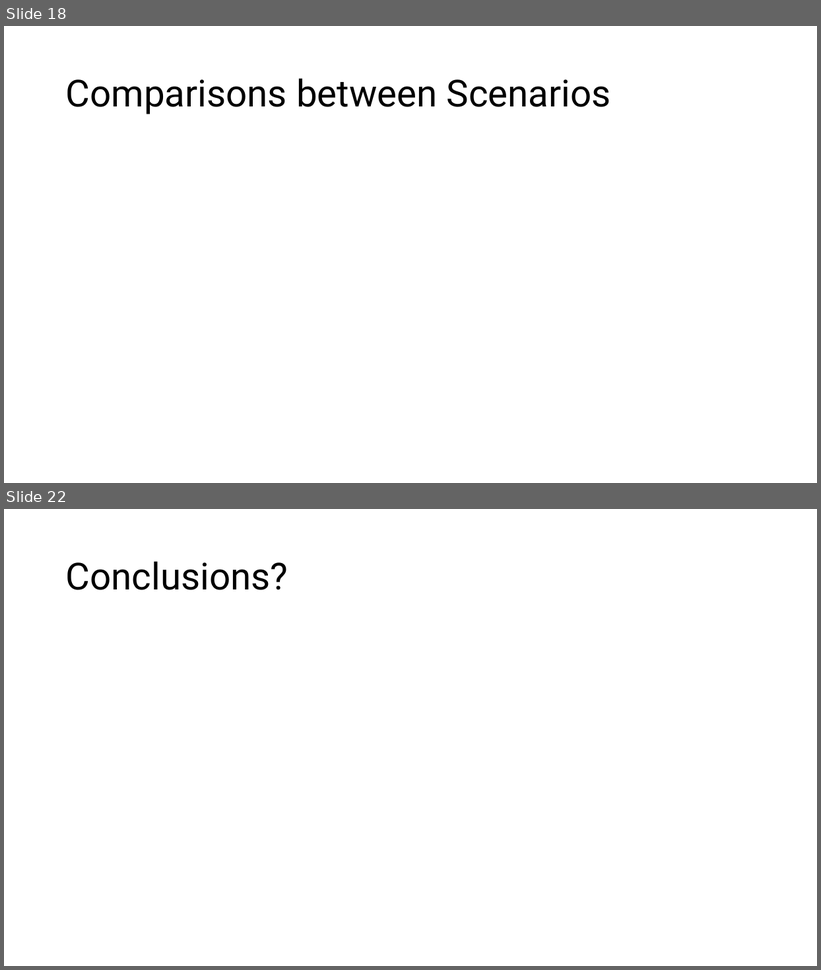
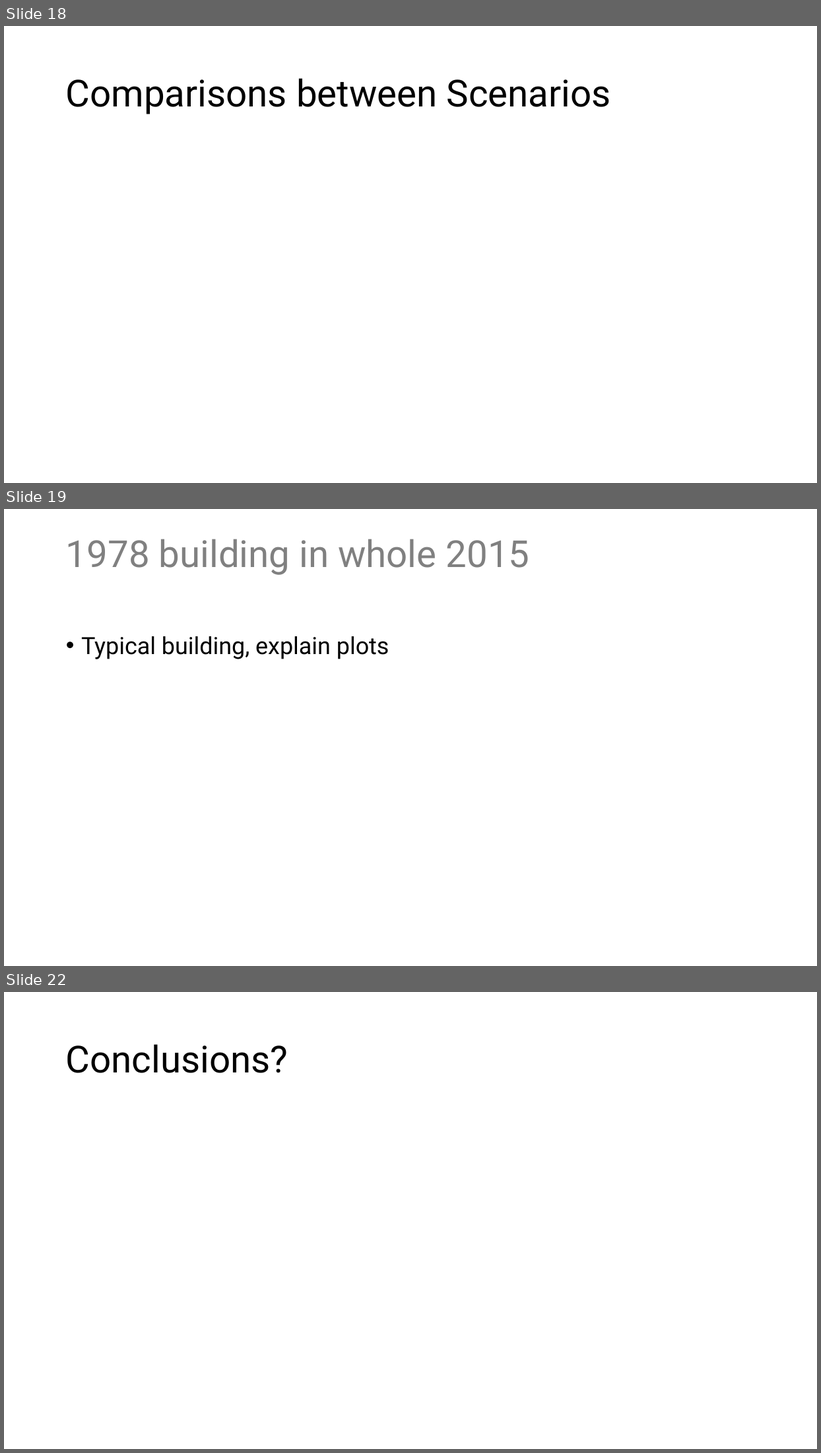
Before and after one commit to eyjomoin/Modeling-buildings-and-their-heating-systems, a slide deck: presentation/heat.pptx. Shown one above the other, each under a label of ours: slides 18 and 22 before the commit, slides 18, 19 and 22 after it; the slides between them are not shown. The pictures are 821x970 and 821x1453 pixels, drawn with LibreOffice and Linux fonts; fonts in the diff are those of the drawing. Boxes give left, top, right and bottom in pixels: in the first picture for what was removed or moved away, otherwise in the second. Text is boxed around its words. In the diff, an @@ line names an element or a change of style, - is before the commit and + after.

```diff
--- a/presentation/heat.pptx
+++ b/presentation/heat.pptx
@@ slide 19 added at bbox=[4, 509, 817, 966], background #FFFFFF @@
@@ title added at bbox=[66, 539, 530, 575], 44 pt, text #808080 @@
+1978 building in whole 2015
@@ text added at bbox=[81, 636, 389, 659], 28 pt, text #000000 @@
+• Typical building, explain plots
```
Also in this commit, not shown: 2 slides changed, 2 other slides added, 3 slides removed, 2 other files.
